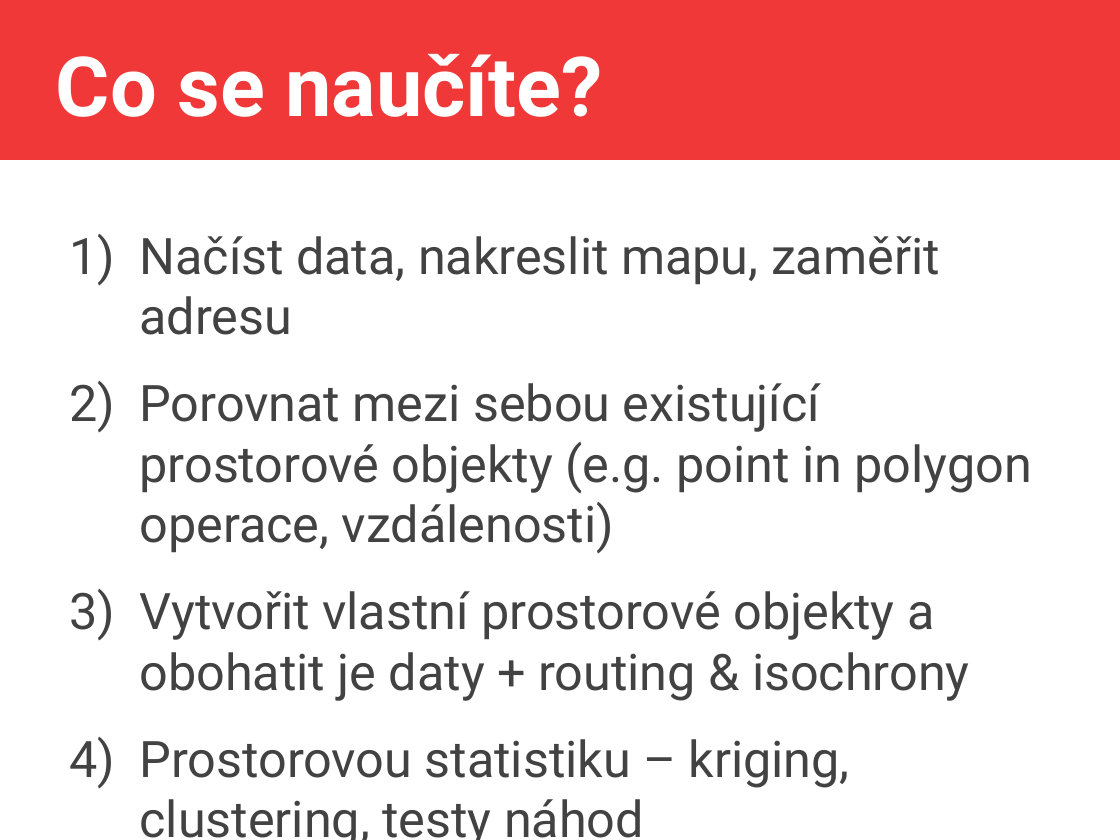
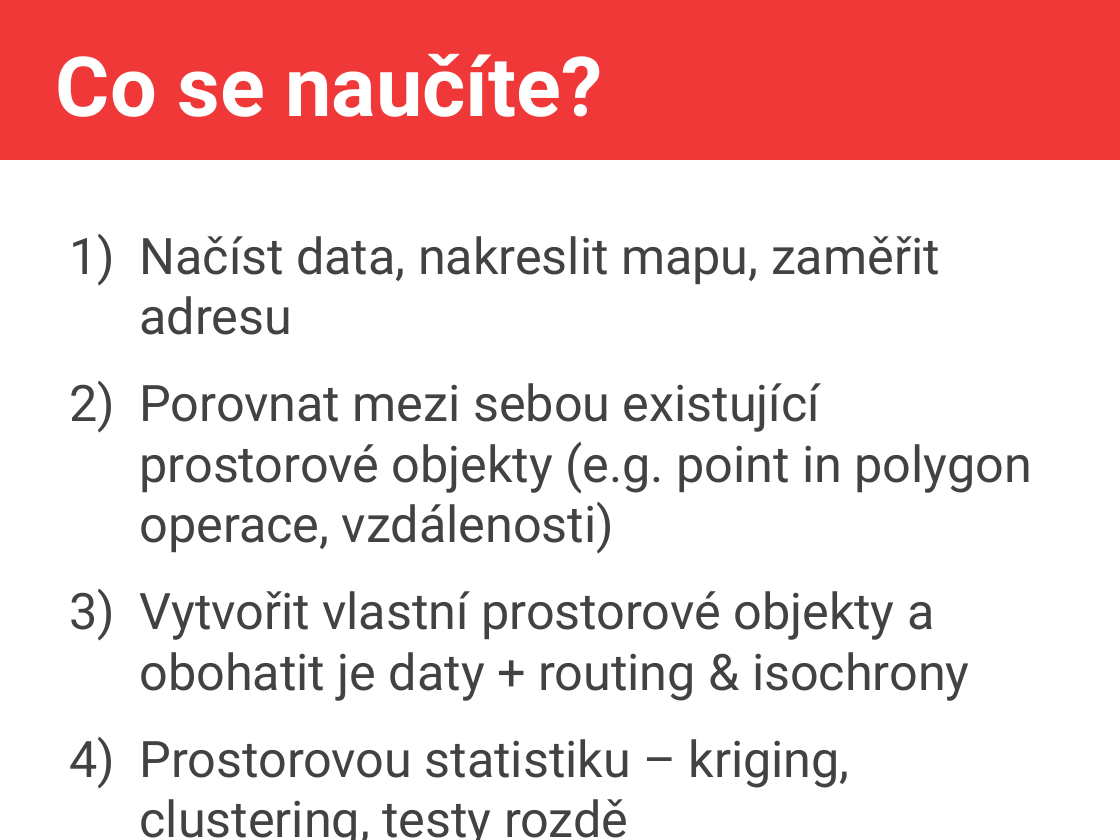
Before and after one commit to jlacko/4EK418, a slide deck: slide 3 of prez/0 - intro 4EK418.odp. Drawn at 1120x840 pixels with LibreOffice and Linux fonts; fonts in the diff are those of the drawing. Boxes give left, top, right and bottom in pixels: in the first picture for what was removed or moved away, otherwise in the second. Text is boxed around its words. In the diff, an @@ line names an element or a change of style, - is before the commit and + after.

```diff
--- a/prez/0 - intro 4EK418.odp
+++ b/prez/0 - intro 4EK418.odp
@@ text at (x1=140, y1=739, x2=850, y2=840): text changed @@
-4) Prostorovou statistiku – kriging, clustering, testy náhod
+4) Prostorovou statistiku – kriging, clustering, testy rozdě
```
Also in this commit, not shown: 1 other slide changed, 3 slides added, 1 other file.
